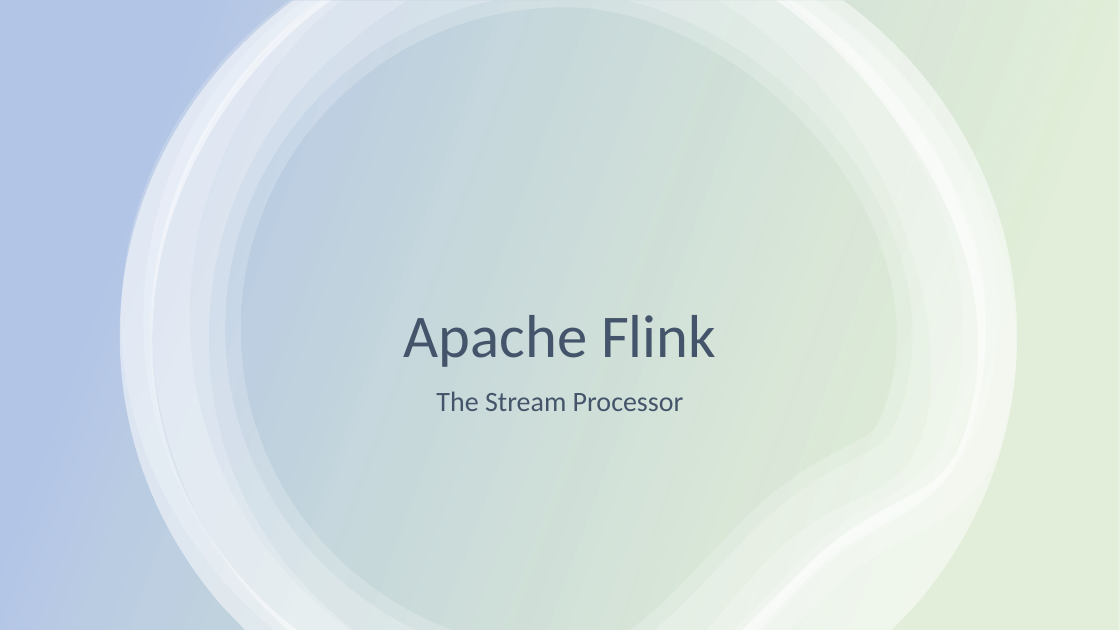
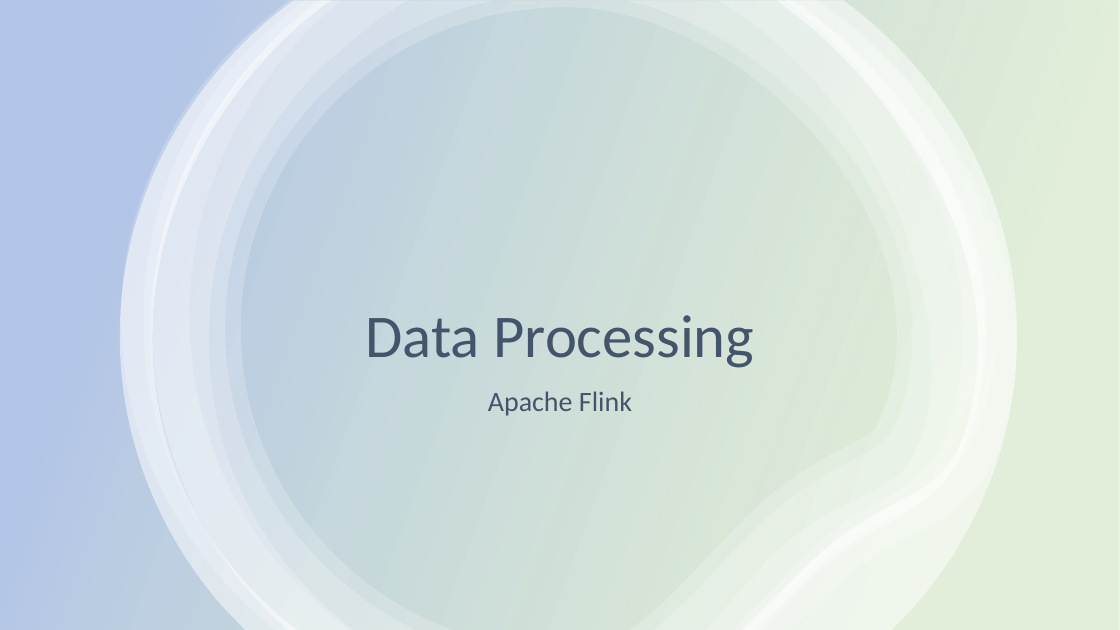
Before and after one commit to aprabhat/flink_demo, a slide deck: slide 1 of PPT/Apache_Flink.pptx. Drawn at 1120x630 pixels with LibreOffice and Linux fonts; fonts in the diff are those of the drawing. Boxes give left, top, right and bottom in pixels: in the first picture for what was removed or moved away, otherwise in the second. Text is boxed around its words. In the diff, an @@ line names an element or a change of style, - is before the commit and + after.

Commit message:
udpated ppt for data processing

```diff
--- a/PPT/Apache_Flink.pptx
+++ b/PPT/Apache_Flink.pptx
@@ title at (x1=365, y1=315, x2=755, y2=368): text changed @@
-Apache Flink
+Data Processing
@@ subtitle at (x1=488, y1=391, x2=632, y2=416): text changed @@
-The Stream Processor
+Apache Flink
```
Also in this commit, not shown: 4 slides added.
